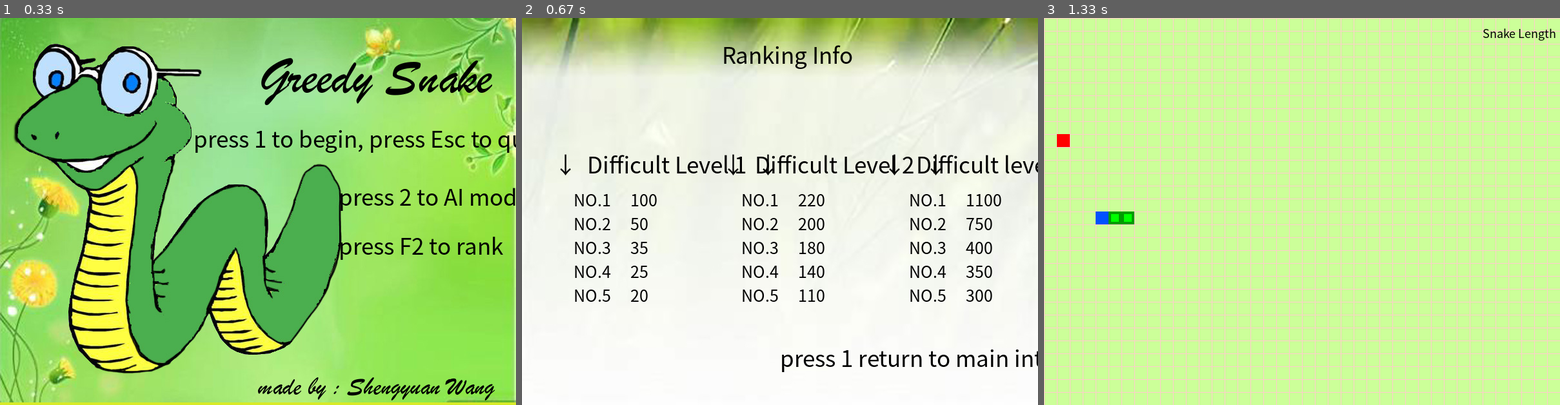
Above: before the commit, frames 1-3 (left to right).
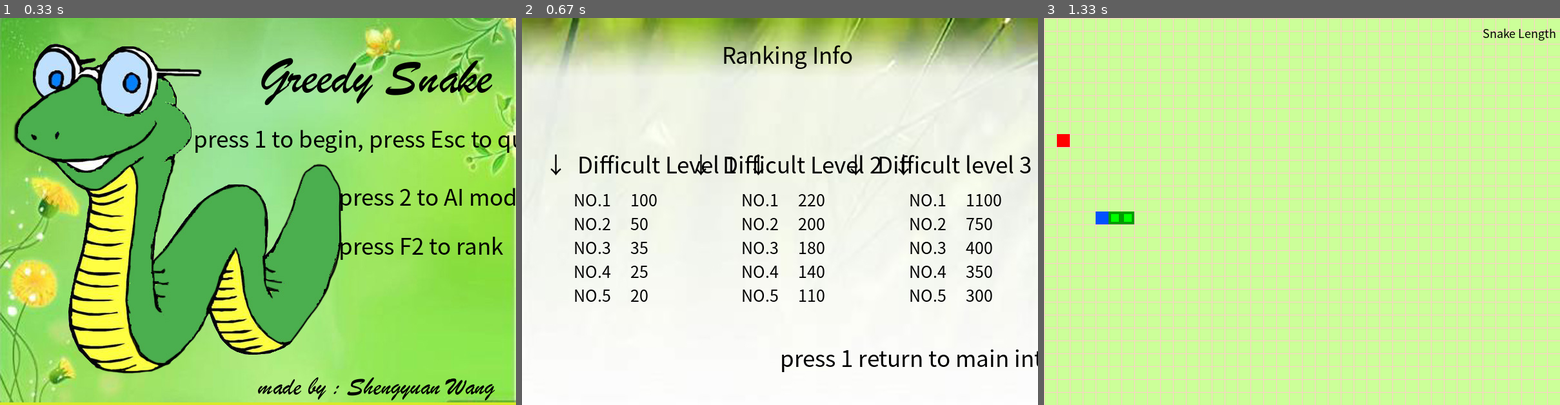
Above: after the commit, the same moments.

Repository: ShengyuanWang/GreedySnake_ShengyuanWang
Game: pygame game, started from main/main.py
The game is run twice, just before and just after one commit, with the same random seed, the same clock (stepped at 60 frames per second) and the same inputs.
Inputs:
- Up to frame 1 (0.33 s): no input
- Up to frame 2 (0.67 s): tap F2 at 0.33 s
- Up to frame 3 (1.33 s): tap 1 at 0.67 s; tap 2 at 1 s

Frame 1 is identical in both runs. In frame 2, 2.1% of the frame differs, in the area x 5-100%, y 35-41%; in frame 3, nothing differs.

Commit message:
change the positions

Diff:
--- a/main/game_function.py
+++ b/main/game_function.py
@@ -380,9 +380,9 @@
         presskey_image = presskey_font.render('Ranking Info', True, (0, 0, 0))
         screen.blit(presskey_image, (310, 30))
         screen.blit(image1, (400, 500))
-        screen.blit(pygame.font.Font('../font/STKAITI.TTF', 35).render('↓  Difficult Level 1  ↓', True, (0, 0, 0)), (50, 200))
-        screen.blit(pygame.font.Font('../font/STKAITI.TTF', 35).render('↓  Difficult Level 2  ↓', True, (0, 0, 0)), (310, 200))
-        screen.blit(pygame.font.Font('../font/STKAITI.TTF', 35).render('↓  Difficult level 3  ↓', True, (0, 0, 0)), (560, 200))
+        screen.blit(pygame.font.Font('../font/STKAITI.TTF', 35).render('↓  Difficult Level 1  ↓', True, (0, 0, 0)), (35, 200))
+        screen.blit(pygame.font.Font('../font/STKAITI.TTF', 35).render('↓  Difficult Level 2  ↓', True, (0, 0, 0)), (260, 200))
+        screen.blit(pygame.font.Font('../font/STKAITI.TTF', 35).render('↓  Difficult level 3  ↓', True, (0, 0, 0)), (500, 200))
         for i in range(5):
             screen.blit(pygame.font.Font('../font/STKAITI.TTF', 25).render(l1[i], True, (0, 0, 0)), (80, 263 + i * 37))
         for i in range(5):
